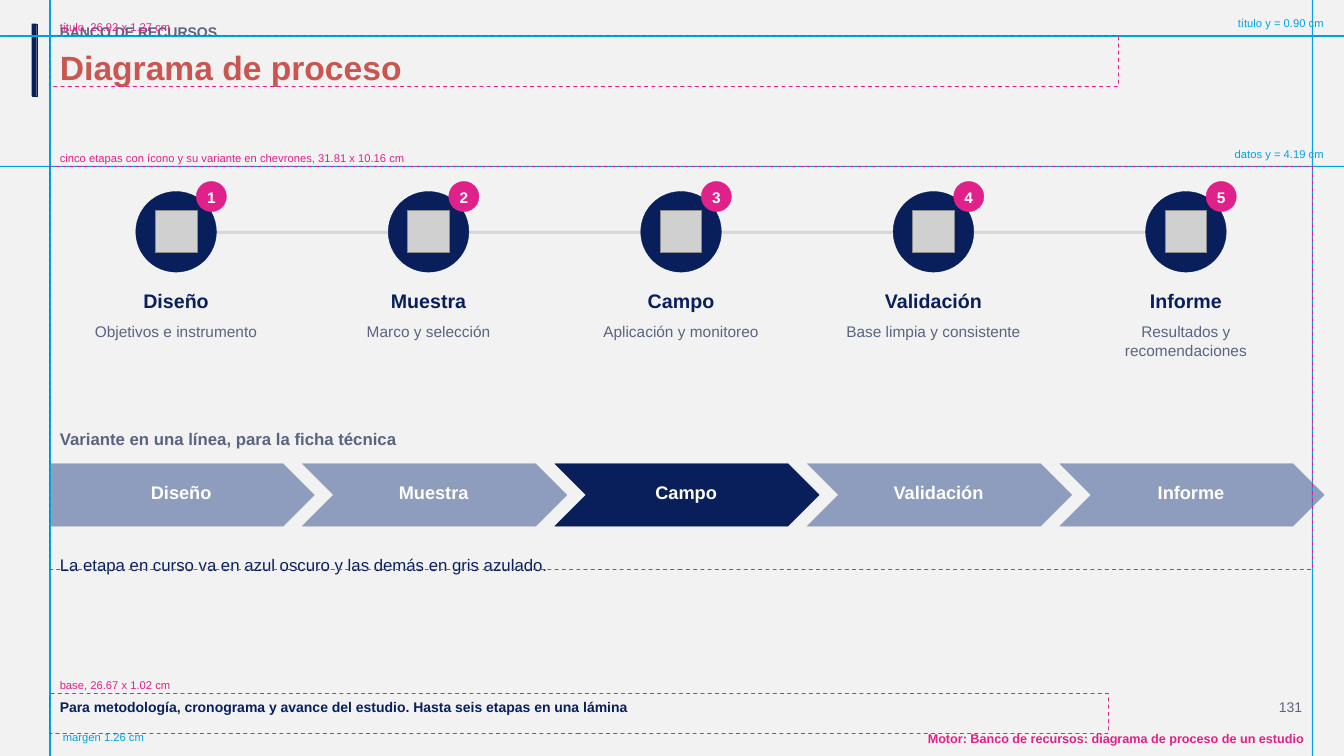
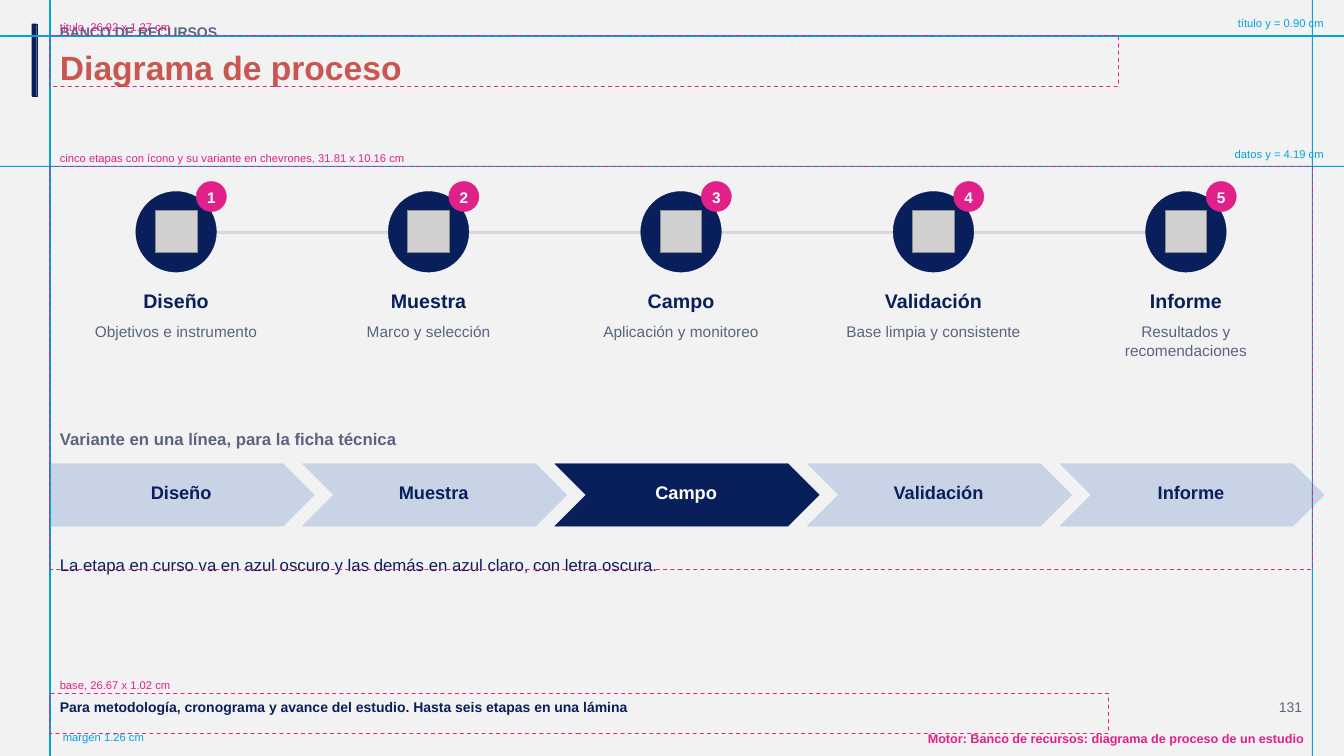
Before and after one commit to GonzaloAlmendariz/prosecnur-app, a slide deck: slide 131 of docs/qa/motor-ppt-2026-10-06/4-recetario/recetario-moderna-guias.pptx. Drawn at 1344x756 pixels with LibreOffice and Linux fonts; fonts in the diff are those of the drawing; grey boxes stand for pictures; background and template pictures are left out. Boxes give left, top, right and bottom in pixels: in the first picture for what was removed or moved away, otherwise in the second. Text is boxed around its words. In the diff, an @@ line names an element or a change of style, - is before the commit and + after.

```diff
--- a/docs/qa/motor-ppt-2026-10-06/4-recetario/recetario-moderna-guias.pptx
+++ b/docs/qa/motor-ppt-2026-10-06/4-recetario/recetario-moderna-guias.pptx
@@ fill #8E9DBD to #C9D3E6; outline #8E9DBD 0.25 pt to #C9D3E6 0.25 pt in 4 elements at (302,464,567,526), (808,464,1072,526), (1060,464,1324,526), (49,464,314,526) @@
@@ text colour #FFFFFF to #081F5C in 4 elements at (151,486,212,499), (399,486,469,499), (894,485,984,499), (1158,486,1225,499) @@
@@ text at (60,558,657,575): text changed @@
-La etapa en curso va en azul oscuro y las demás en gris azulado.
+La etapa en curso va en azul oscuro y las demás en azul claro, con letra oscura.
```
Also in this commit, not shown: 2 other slides changed, 9 other files.
